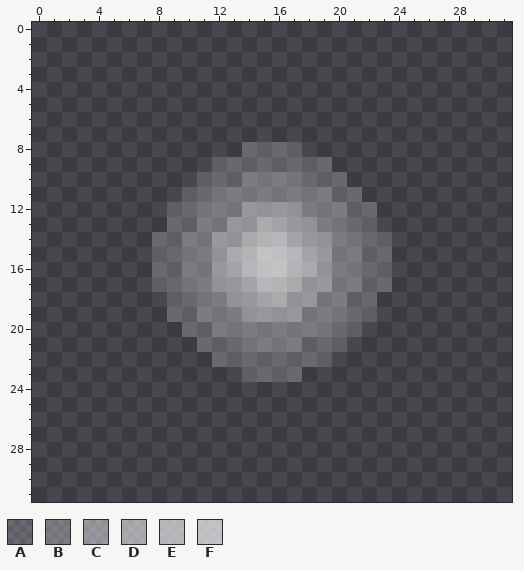
Pixel-art file, stored at assets/small_light.aseprite. Above: the version before the commit.
32x32 pixels, 1 frame. Pixels under 10% opacity are left out.
Visible layers, top first: "Layer 4", "Layer 3" opacity 55%.
Palette (. is transparent): A #ffffff2e  B #ffffff49  C #ffffff70  D #ffffff88  E #ffffff9b  F #ffffffab
Pixels before, first column x 8:
 8 ......AAAA......
 9 ....AAAAAAAA....
10 ...AAABBBBAAA...
11 ..AABBBBBBBBAA..
12 .AABBBCCCCBBBAA.
13 .AABBCCDDCCBBAA.
14 AABBCCDEEDCCBBAA
15 AABBCDEFFEDCBBAA
16 AABBCDEFFEDCBBAA
17 AABBCCDEEDCCBBAA
18 .AABBCCDDCCBBAA.
19 .AABBBCCCCBBBAA.
20 ..AABBBBBBBBAA..
21 ...AAABBBBAAA...
22 ....AAAAAAAA....
23 ......AAAA......
New version:
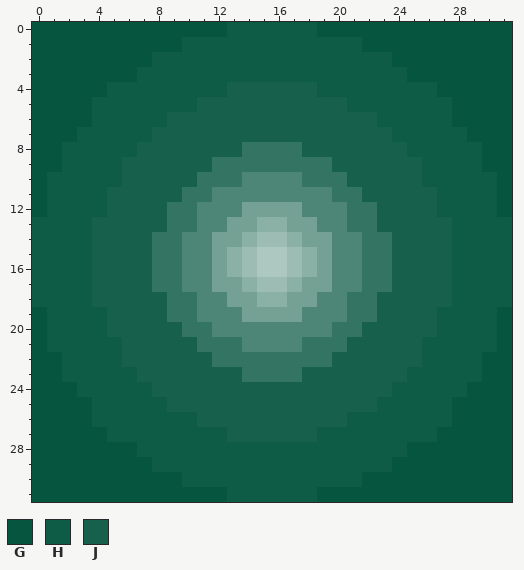
Colours new in this view: G #06563f  H #0f5c46  J #17614c
The exact change:
layer "Layer 2" now shown
colour A: #ffffff2e -> #337562
colour B: #ffffff49 -> #4d8676
colour C: #ffffff70 -> #74a194
colour D: #ffffff88 -> #8bb0a5
colour E: #ffffff9b -> #9dbdb4
colour F: #ffffffab -> #adc8c0
Changed rows in their new state; - is a pixel that keeps its letter.
Layer "Layer 2":
first column x 0:
 0 GGGGGGGGGGGGGHHHHHHGGGGGGGGGGGGG
 1 GGGGGGGGGGHHHHHHHHHHHHGGGGGGGGGG
 2 GGGGGGGGHHHHHHHHHHHHHHHHGGGGGGGG
 3 GGGGGGGHHHHHHHHHHHHHHHHHHGGGGGGG
 4 GGGGGHHHHHHHHJJJJJJHHHHHHHHGGGGG
 5 GGGGHHHHHHHJJJJJJJJJJHHHHHHHGGGG
 6 GGGGHHHHHJJJJJJJJJJJJJJHHHHHGGGG
 7 GGGHHHHHJJJJJJJJJJJJJJJJHHHHHGGG
 8 GGHHHHHJJJJJJJ----JJJJJJJHHHHHGG
 9 GGHHHHJJJJJJ--------JJJJJJHHHHGG
10 GHHHHHJJJJJ----------JJJJJHHHHHG
11 GHHHHJJJJJ------------JJJJJHHHHG
12 GHHHHJJJJ--------------JJJJHHHHG
13 HHHHJJJJJ--------------JJJJJHHHH
14 HHHHJJJJ----------------JJJJHHHH
15 HHHHJJJJ----------------JJJJHHHH
16 HHHHJJJJ----------------JJJJHHHH
17 HHHHJJJJ----------------JJJJHHHH
18 HHHHJJJJJ--------------JJJJJHHHH
19 GHHHHJJJJ--------------JJJJHHHHG
20 GHHHHJJJJJ------------JJJJJHHHHG
21 GHHHHHJJJJJ----------JJJJJHHHHHG
22 GGHHHHJJJJJJ--------JJJJJJHHHHGG
23 GGHHHHHJJJJJJJ----JJJJJJJHHHHHGG
24 GGGHHHHHJJJJJJJJJJJJJJJJHHHHHGGG
25 GGGGHHHHHJJJJJJJJJJJJJJHHHHHGGGG
26 GGGGHHHHHHHJJJJJJJJJJHHHHHHHGGGG
27 GGGGGHHHHHHHHJJJJJJHHHHHHHHGGGGG
28 GGGGGGGHHHHHHHHHHHHHHHHHHGGGGGGG
29 GGGGGGGGHHHHHHHHHHHHHHHHGGGGGGGG
30 GGGGGGGGGGHHHHHHHHHHHHGGGGGGGGGG
31 GGGGGGGGGGGGGHHHHHHGGGGGGGGGGGGG
Pixel boxes of the changes (left, top, right, bottom) in both pictures:
changed: (32, 22, 512, 502)
